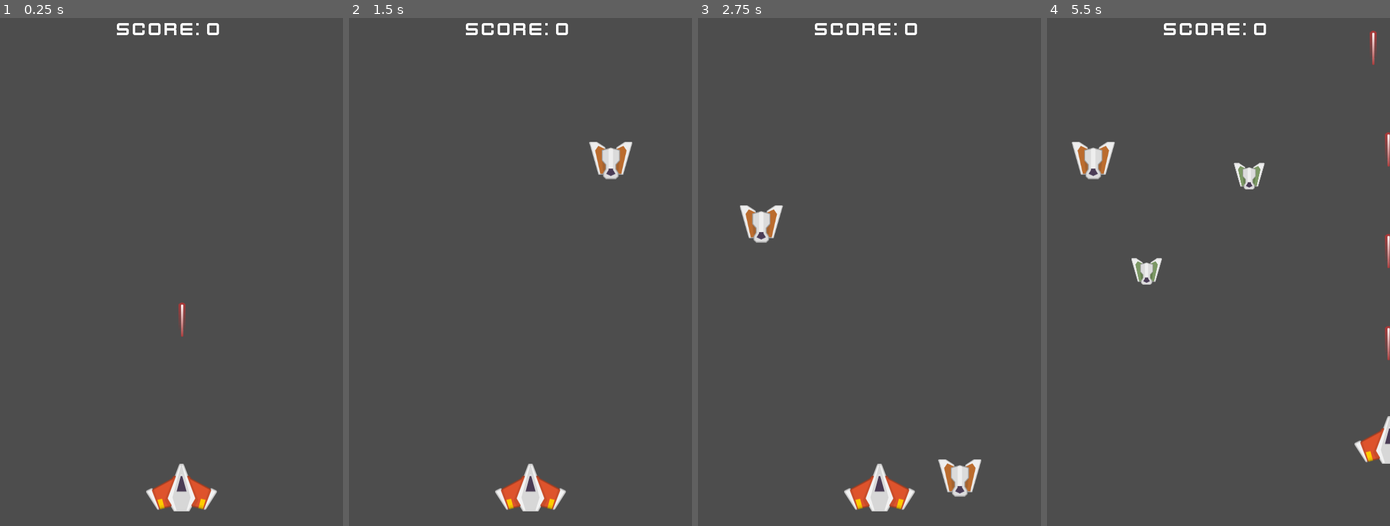
Above: before the commit, frames 1-4 (left to right).
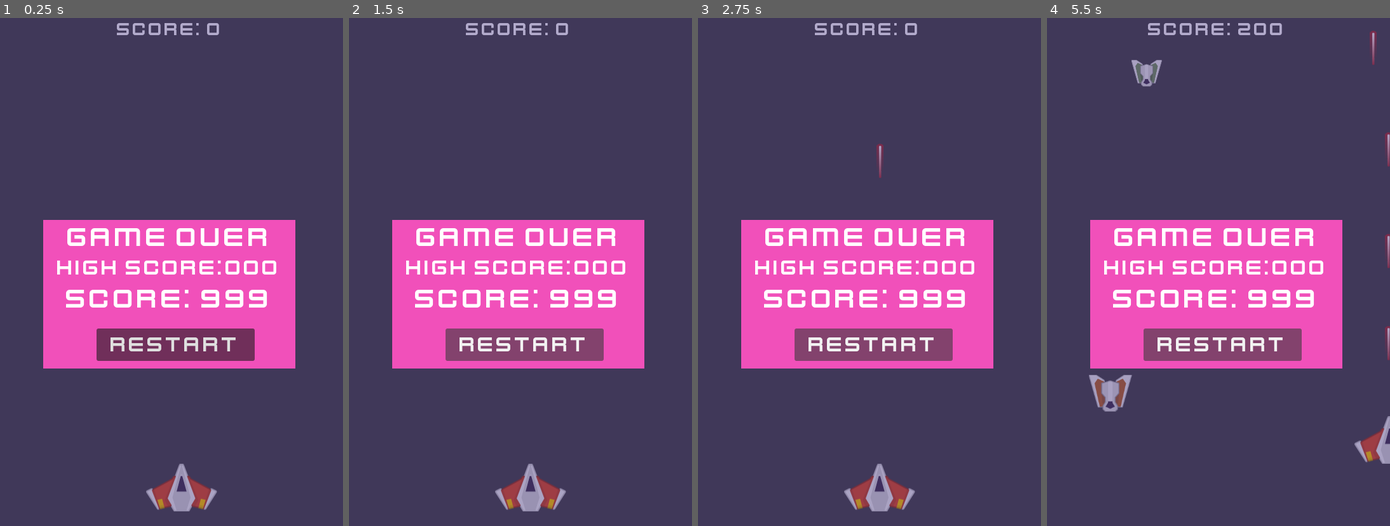
Above: after the commit, the same moments.

Repository: lovetocode/Space-Hazzard
Game: Godot game, scene res://Scene/game.tscn
The game is run twice, just before and just after one commit, with the same random seed, the same clock (stepped at 60 frames per second) and the same inputs.
Inputs (mouse positions are in pixels of both pictures, inside the frame that each line leads up to):
- Up to frame 1 (0.25 s): no input
- Up to frame 2 (1.5 s): click (523, 343) at 0.5 s, where only the run after the commit has a clickable "Restart"; click (523, 343) at 1.25 s, where only the run after the commit has a clickable "Restart"
- Up to frame 3 (2.75 s): click (872, 343) at 2 s, where only the run after the commit has a clickable "Restart"
- Up to frame 4 (5.5 s): hold D (move_right) 2.78-3.53 s; hold Space (shoot) 2.78-3.53 s; hold S (move_down) 3.53-4.28 s; tap Space (shoot) at 3.6, 5.1 s; hold D (move_right) 4.28-5.03 s; hold Space (shoot) 4.28-5.03 s; hold W (move_up) from 5.03 s (still down)

The runs differ from the first frame. In frame 1, 23% of the frame differs, in the area x 12-87%, y 1-98%; in frame 2, 23%; in frame 3, 24%; in frame 4, 25%, in the area x 7-100%, y 1-88%.

Commit message:
Working on game over screen

Diff:
--- /dev/null
+++ b/Scene/Scripts/gameOver.gd
@@ -0,0 +1,10 @@
+extends Control
+
+func set_score(value):
+	$Panel/Score.text = "Score: " + str(value)
+
+func set_HighScore(value):
+	$Panel/HighScore.text = "High Score: " + str(value)
+
+func _on_button_pressed():
+	get_tree().reload_current_scene()
--- a/Scene/game.tscn
+++ b/Scene/game.tscn
@@ -6,6 +6,7 @@
 [ext_resource type="PackedScene" uid="uid://bauvircuehham" path="res://Scene/hud.tscn" id="4_jjulr"]
 [ext_resource type="PackedScene" uid="uid://c3mfu6qgsdj3m" path="res://Scene/enemy.tscn" id="4_wcyma"]
 [ext_resource type="PackedScene" uid="uid://d1dro5gmhjuf8" path="res://Scene/diver.tscn" id="5_70ajc"]
+[ext_resource type="PackedScene" uid="uid://b6ndc6g2fbd0t" path="res://Scene/gameOver.tscn" id="5_tompo"]
 
 [node name="Game" type="Node2D"]
 position = Vector2(-4, 30)
@@ -15,6 +16,8 @@
 [node name="UILayer" type="CanvasLayer" parent="."]
 
 [node name="HUD" parent="UILayer" instance=ExtResource("4_jjulr")]
+
+[node name="GameOver" parent="UILayer" instance=ExtResource("5_tompo")]
 
 [node name="EnemySpawnTimer" type="Timer" parent="."]
 autostart = true
--- /dev/null
+++ b/Scene/gameOver.tscn
@@ -0,0 +1,116 @@
+[gd_scene load_steps=8 format=3 uid="uid://b6ndc6g2fbd0t"]
+
+[ext_resource type="Script" path="res://Scene/Scripts/gameOver.gd" id="1_mc1e0"]
+[ext_resource type="FontFile" uid="uid://iad64cm7cs4e" path="res://assets/Bonus/kenvector_future.ttf" id="1_w1h2o"]
+
+[sub_resource type="Theme" id="Theme_xl8i7"]
+
+[sub_resource type="StyleBoxFlat" id="StyleBoxFlat_gr0iu"]
+bg_color = Color(0.945098, 0.313726, 0.729412, 1)
+
+[sub_resource type="LabelSettings" id="LabelSettings_f1neo"]
+font = ExtResource("1_w1h2o")
+font_size = 45
+
+[sub_resource type="LabelSettings" id="LabelSettings_hyfw7"]
+font = ExtResource("1_w1h2o")
+font_size = 35
+
+[sub_resource type="LabelSettings" id="LabelSettings_h67ro"]
+font = ExtResource("1_w1h2o")
+font_size = 45
+
+[node name="GameOver" type="Control"]
+layout_mode = 3
+anchors_preset = 15
+anchor_right = 1.0
+anchor_bottom = 1.0
+grow_horizontal = 2
+grow_vertical = 2
+script = ExtResource("1_mc1e0")
+
+[node name="ColorRect" type="ColorRect" parent="."]
+layout_mode = 1
+anchors_preset = 15
+anchor_right = 1.0
+anchor_bottom = 1.0
+grow_horizontal = 2
+grow_vertical = 2
+color = Color(0.160784, 0.0784314, 0.435294, 0.356863)
+
+[node name="Panel" type="Panel" parent="."]
+layout_mode = 1
+anchors_preset = 8
+anchor_left = 0.5
+anchor_top = 0.5
+anchor_right = 0.5
+anchor_bottom = 0.5
+offset_left = -202.0
+offset_top = -82.0
+offset_right = 195.0
+offset_bottom = 152.0
+grow_horizontal = 2
+grow_vertical = 2
+theme = SubResource("Theme_xl8i7")
+theme_override_styles/panel = SubResource("StyleBoxFlat_gr0iu")
+
+[node name="Game Over" type="Label" parent="Panel"]
+layout_mode = 1
+anchors_preset = 5
+anchor_left = 0.5
+anchor_right = 0.5
+offset_left = -159.5
+offset_right = 159.5
+offset_bottom = 55.0
+grow_horizontal = 2
+text = "Game Over"
+label_settings = SubResource("LabelSettings_f1neo")
+vertical_alignment = 1
+
+[node name="HichScore" type="Label" parent="Panel"]
+layout_mode = 1
+anchors_preset = 5
+anchor_left = 0.5
+anchor_right = 0.5
+offset_left = -177.0
+offset_top = 47.5
+offset_right = 175.0
+offset_bottom = 102.5
+grow_horizontal = 2
+text = "High Score:000
+"
+label_settings = SubResource("LabelSettings_hyfw7")
+horizontal_alignment = 1
+vertical_alignment = 1
+
+[node name="Score" type="Label" parent="Panel"]
+layout_mode = 1
+anchors_preset = 8
+anchor_left = 0.5
+anchor_top = 0.5
+anchor_right = 0.5
+anchor_bottom = 0.5
+offset_left = -160.5
+offset_top = -20.0
+offset_right = 161.5
+offset_bottom = 35.0
+grow_horizontal = 2
+grow_vertical = 2
+text = "Score: 999
+"
+label_settings = SubResource("LabelSettings_h67ro")
+horizontal_alignment = 1
+vertical_alignment = 1
+
+[node name="Button" type="Button" parent="Panel"]
+layout_mode = 0
+offset_left = 84.0
+offset_top = 171.0
+offset_right = 333.0
+offset_bottom = 222.0
+theme_override_fonts/font = ExtResource("1_w1h2o")
+theme_override_font_sizes/font_size = 35
+text = "Restart
+"
+
+[connection signal="pressed" from="Panel/Button" to="." method="_on_button_pressed"]
Not shown: 1 places in Scene/game.tscn that only renumber resources
